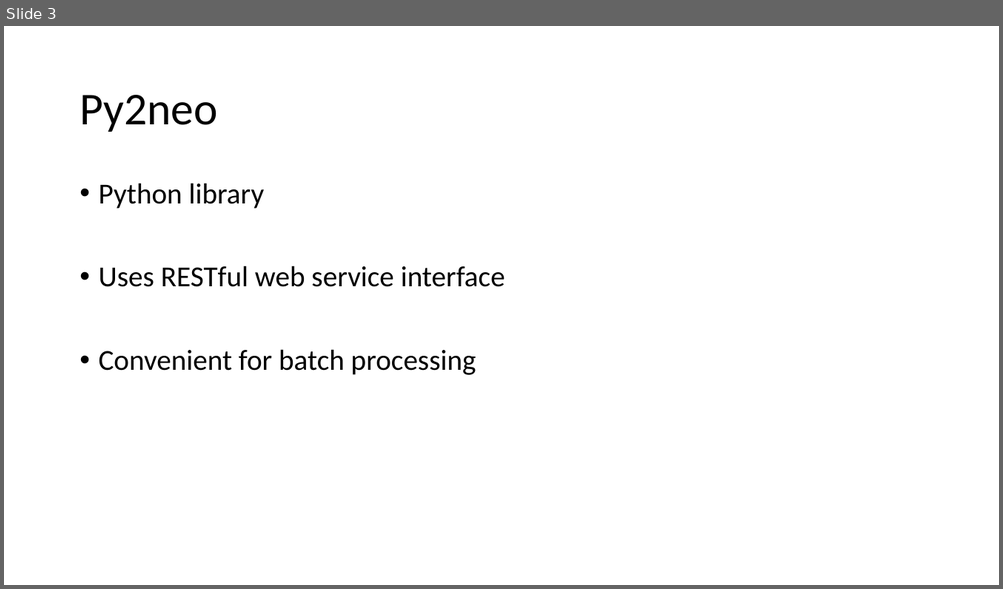
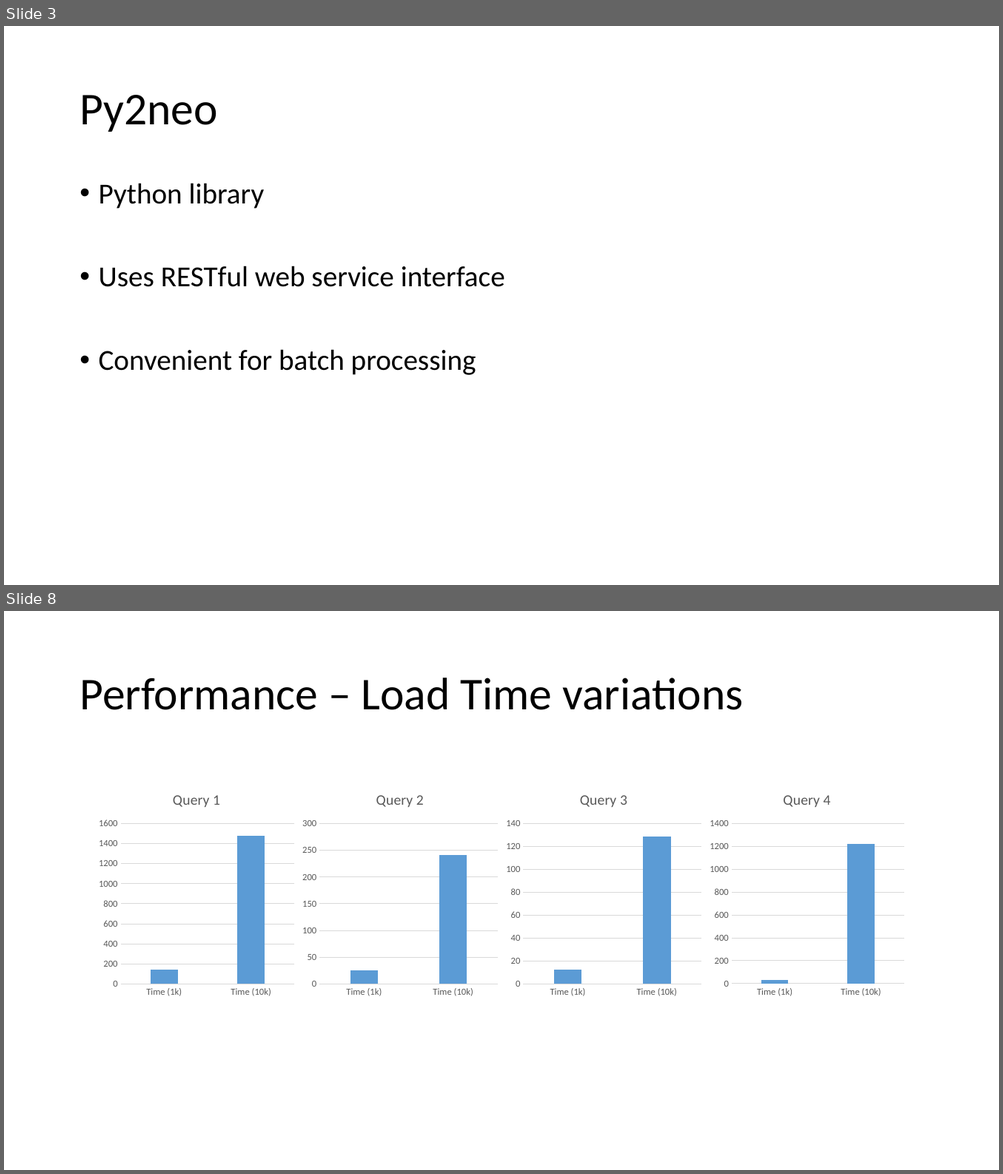
Before and after one commit to guptha-/sigmod, a slide deck: reports/Presentation.pptx. Shown one above the other, each under a label of ours: slide 3 before the commit, slides 3 and 8 after it; the slides between them are not shown. The pictures are 1003x589 and 1003x1174 pixels, drawn with LibreOffice and Linux fonts; fonts in the diff are those of the drawing. Boxes give left, top, right and bottom in pixels: in the first picture for what was removed or moved away, otherwise in the second. Text is boxed around its words. In the diff, an @@ line names an element or a change of style, - is before the commit and + after.

```diff
--- a/reports/Presentation.pptx
+++ b/reports/Presentation.pptx
@@ slide 8 added at [4,611,999,1170], background #FFFFFF @@
@@ title added at [79,678,743,710], 44 pt, text #000000 @@
+Performance – Load Time variations
@@ column chart added at [95,779,299,1002] @@
+title "Query 1"
+categories: Time (1k), Time (10k)
+Query 1: 140, 1480
@@ column chart added at [299,779,502,1002] @@
+title "Query 2"
+categories: Time (1k), Time (10k)
+Query 2: 26, 241
@@ column chart added at [502,779,705,1002] @@
+title "Query 3"
+categories: Time (1k), Time (10k)
+Query 3: 13, 129
@@ column chart added at [706,779,908,1002] @@
+title "Query 4"
+categories: Time (1k), Time (10k)
+Query 4: 30, 1220
```
Also in this commit, not shown: 4 other slides added, 15 other files.
